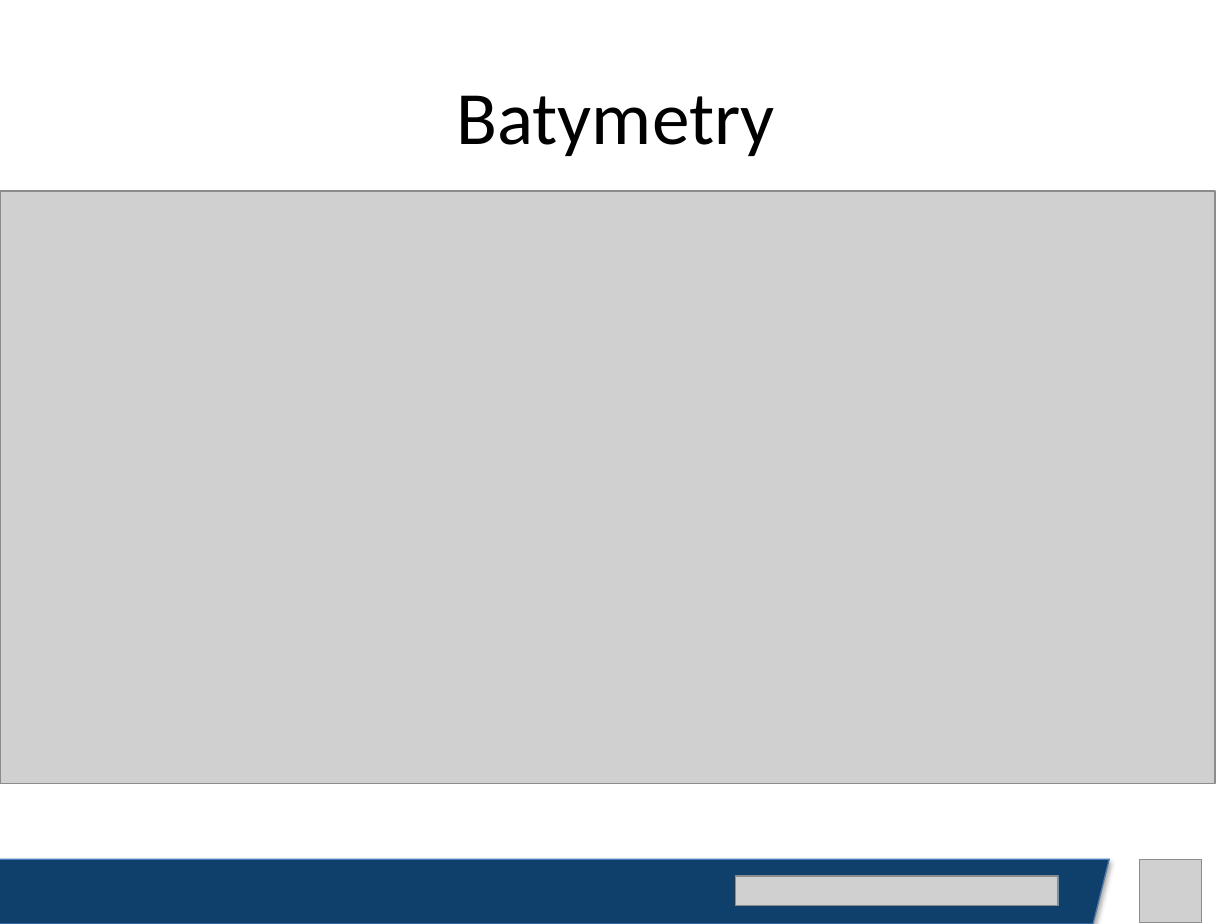
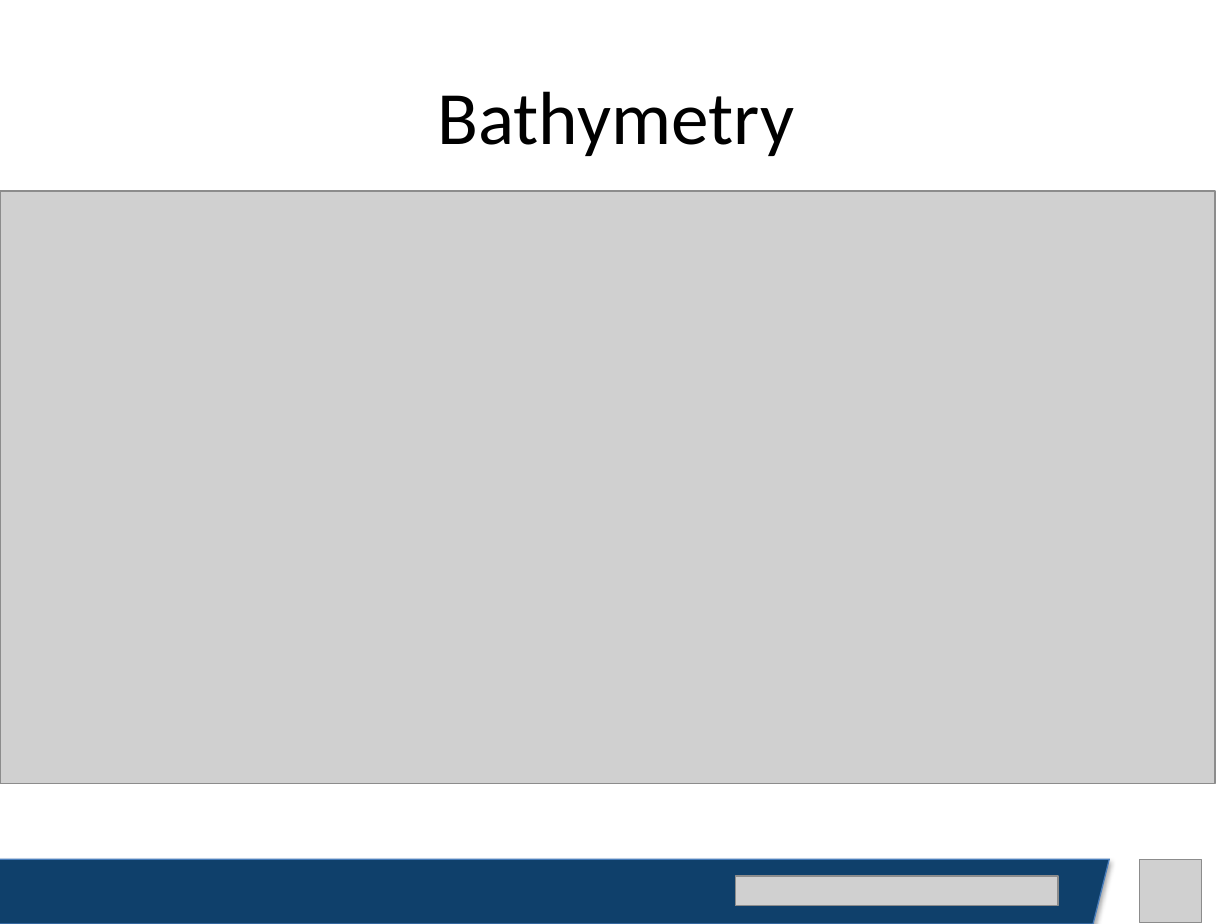
Before and after one commit to alessiaguida/Bathymetry, a slide deck: slide 1 of Presentazione Bathymetry.pptx. Drawn at 1232x924 pixels with LibreOffice and Linux fonts; fonts in the diff are those of the drawing; grey boxes stand for pictures. Boxes give left, top, right and bottom in pixels: in the first picture for what was removed or moved away, otherwise in the second. Text is boxed around its words. In the diff, an @@ line names an element or a change of style, - is before the commit and + after.

Commit message:
Correzione slide

```diff
--- a/Presentazione Bathymetry.pptx
+++ b/Presentazione Bathymetry.pptx
@@ title at [437,91,794,156]: text changed @@
-Batymetry
+Bathymetry
```
